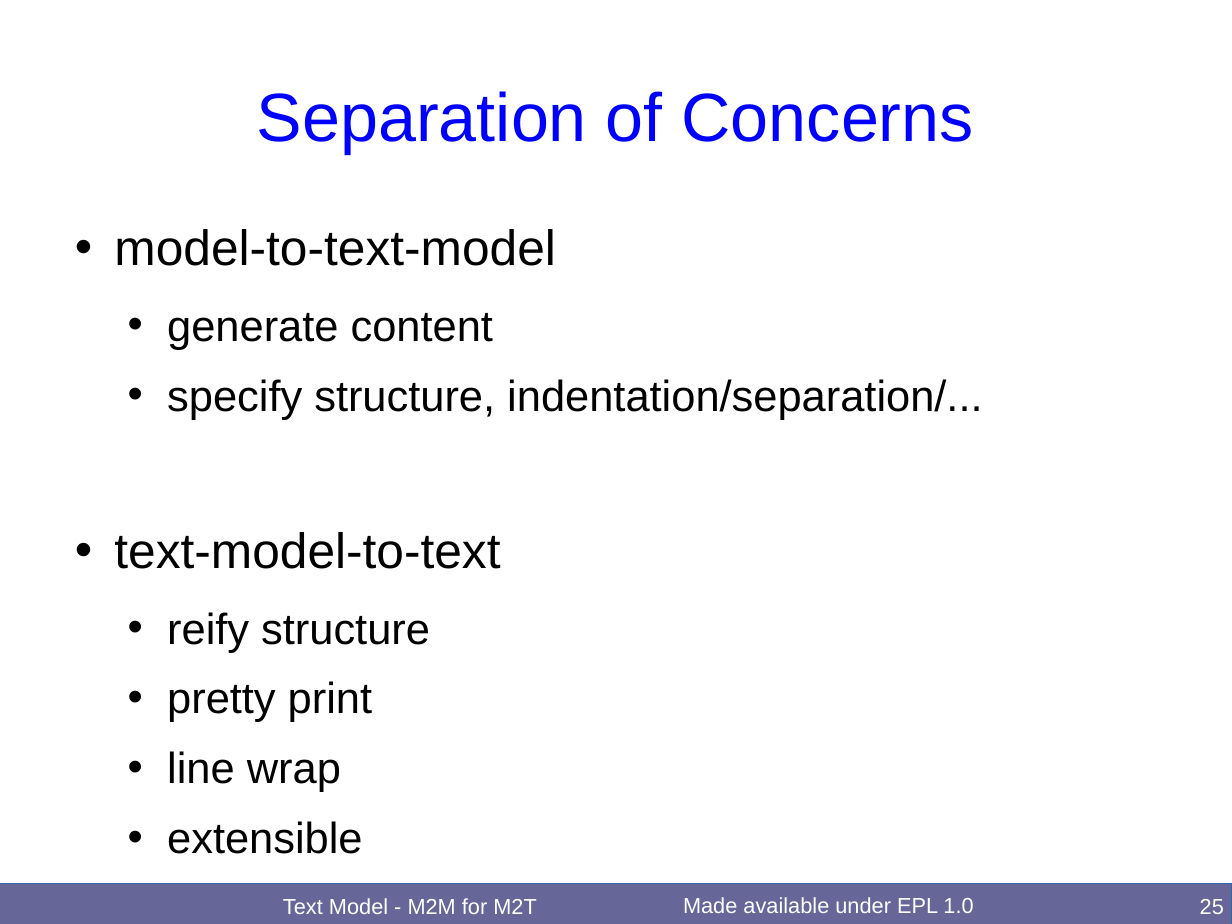
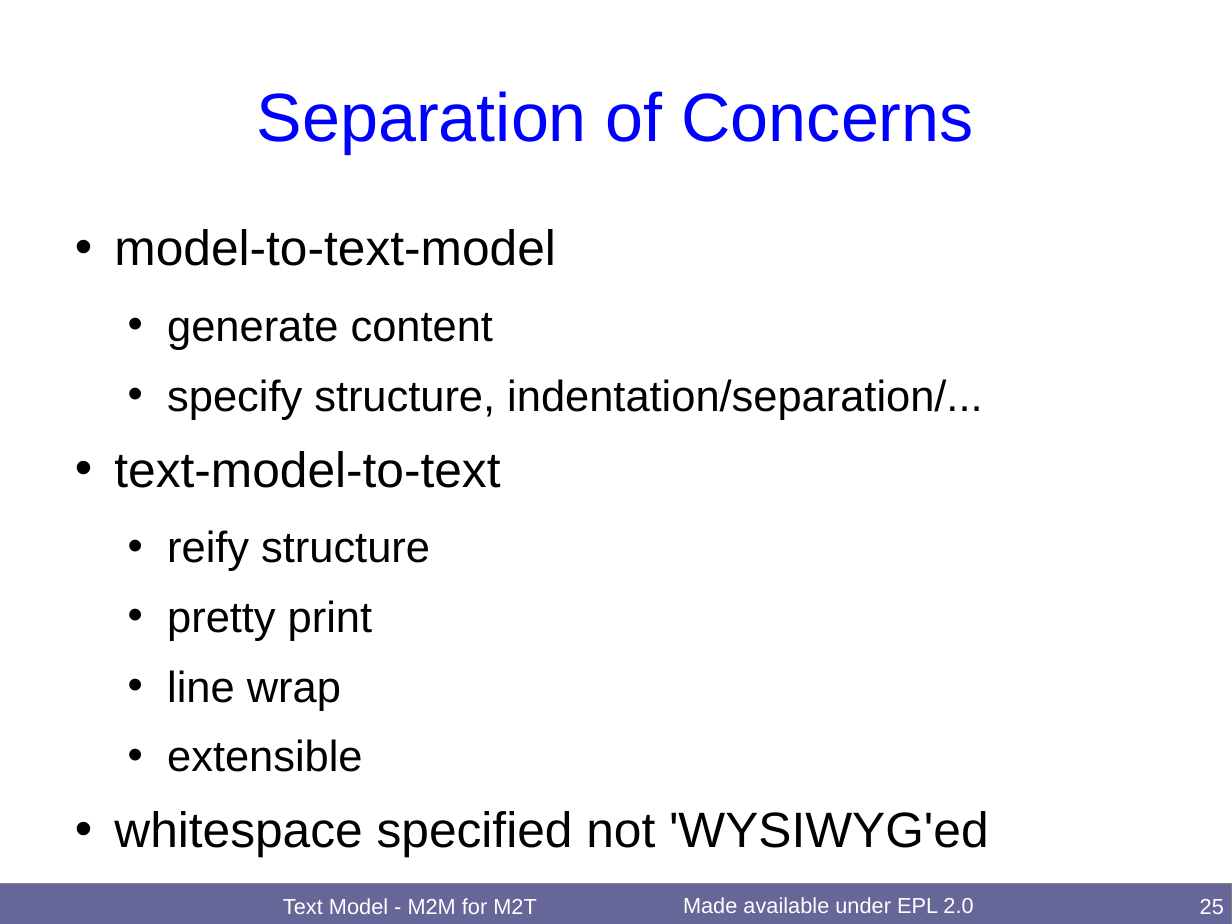
Before and after one commit to merks/mmt-website, a slide deck: slide 25 of qvt/docs/OCL2018TextM2M/TextM2M.odp. Drawn at 1232x924 pixels with LibreOffice and Linux fonts; fonts in the diff are those of the drawing. Boxes give left, top, right and bottom in pixels: in the first picture for what was removed or moved away, otherwise in the second. Text is boxed around its words. In the diff, an @@ line names an element or a change of style, - is before the commit and + after.

Commit message:
OCL2018 workshop Text Model - M2M for M2T actual slides

```diff
--- a/qvt/docs/OCL2018TextM2M/TextM2M.odp
+++ b/qvt/docs/OCL2018TextM2M/TextM2M.odp
@@ text at box(586, 811, 989, 848): paragraph added @@
+• whitespace specified not 'WYSIWYG'ed
@@ rectangle at box(0, 884, 1232, 924): outline #3465A4 0 pt to #808080 0 pt @@
@@ text at box(683, 897, 973, 913): text changed @@
-Made available under EPL 1.0
+Made available under EPL 2.0
```
Also in this commit, not shown: 29 other slides changed.
